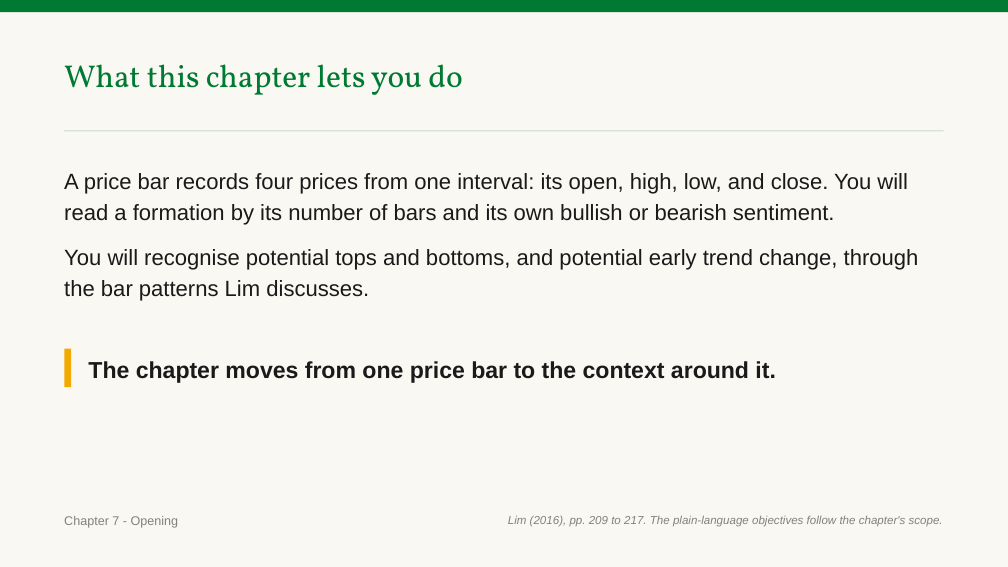
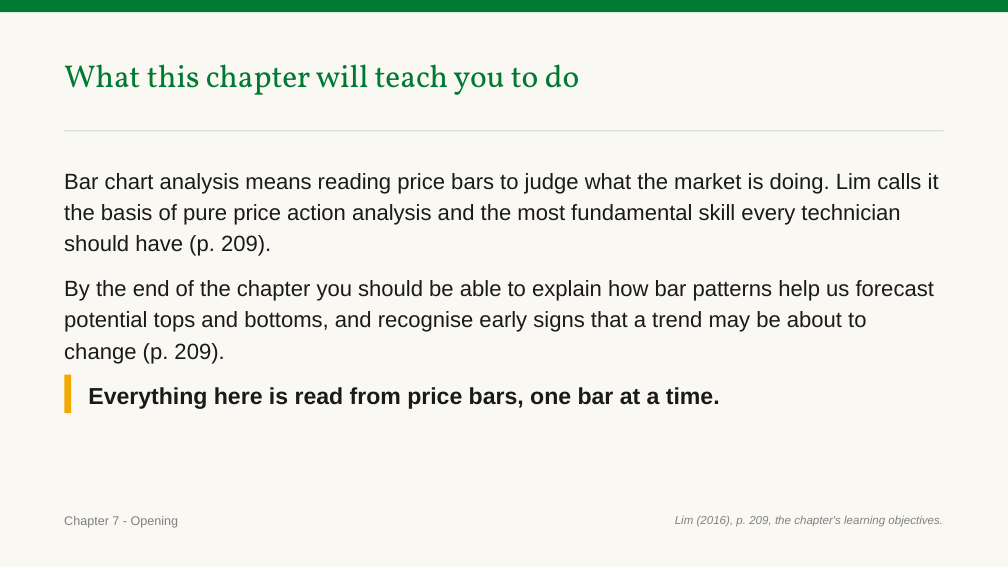
Before and after one commit to benjiesotelo-sudo/Telos_FIN1209, a slide deck: slide 2 of chapter-07/FIN1209-Chapter-07.pptx. Drawn at 1008x567 pixels with LibreOffice and Linux fonts; fonts in the diff are those of the drawing. Boxes give left, top, right and bottom in pixels: in the first picture for what was removed or moved away, otherwise in the second. Text is boxed around its words. In the diff, an @@ line names an element or a change of style, - is before the commit and + after.

```diff
--- a/chapter-07/FIN1209-Chapter-07.pptx
+++ b/chapter-07/FIN1209-Chapter-07.pptx
@@ text at (x1=64, y1=64, x2=580, y2=95): text changed @@
-What this chapter lets you do
+What this chapter will teach you to do
@@ text at (x1=64, y1=173, x2=939, y2=364): text changed @@
-A price bar records four prices from one interval: its open, high, low, and close. You will read a formation by its number of bars and its own bullish or bearish sentiment.
-You will recognise potential tops and bottoms, and potential early trend change, through the bar patterns Lim discusses.
+Bar chart analysis means reading price bars to judge what the market is doing. Lim calls it the basis of pure price action analysis and the most fundamental skill every technician should have (p. 209).
+By the end of the chapter you should be able to explain how bar patterns help us forecast potential tops and bottoms, and recognise early signs that a trend may be about to change (p. 209).
@@ rectangle moved from (x1=64, y1=349, x2=71, y2=387) to (x1=64, y1=374, x2=71, y2=413) @@
@@ text at (x1=88, y1=387, x2=720, y2=409): text changed @@
-The chapter moves from one price bar to the context around it.
+Everything here is read from price bars, one bar at a time.
@@ text at (x1=675, y1=515, x2=943, y2=527): text changed @@
-Lim (2016), pp. 209 to 217. The plain-language objectives follow the chapter's scope.
+Lim (2016), p. 209, the chapter's learning objectives.
```
Also in this commit, not shown: 18 other slides changed, 10 slides added, 5 slides removed, 4 other files.
